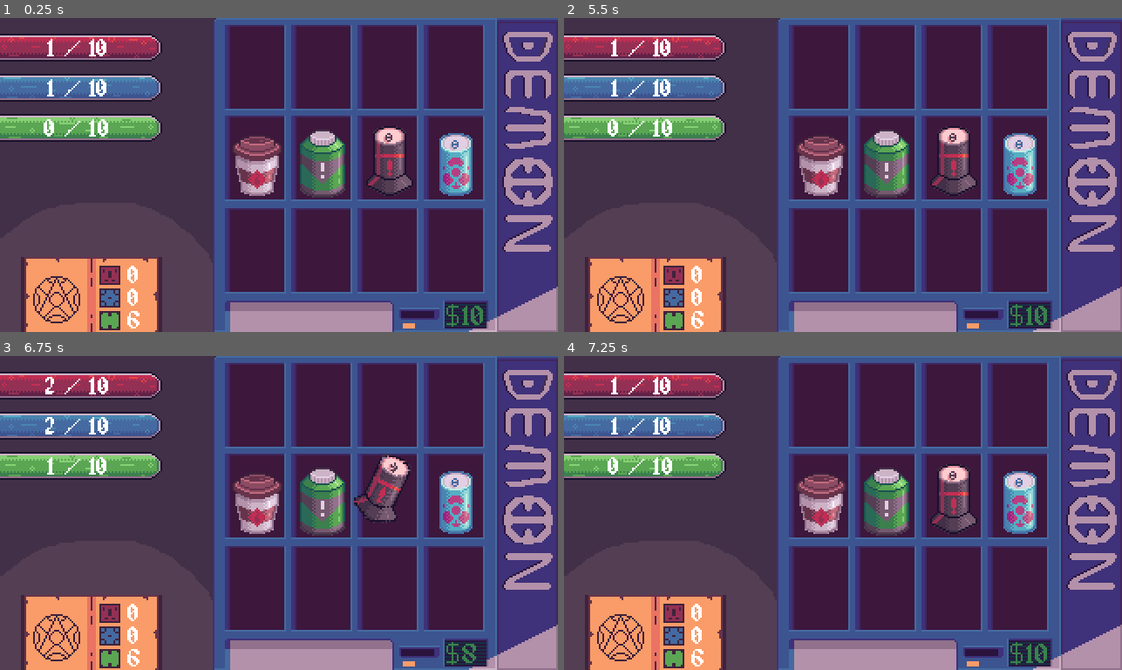
Above: before the commit, frames 1-4 (two rows, left to right).
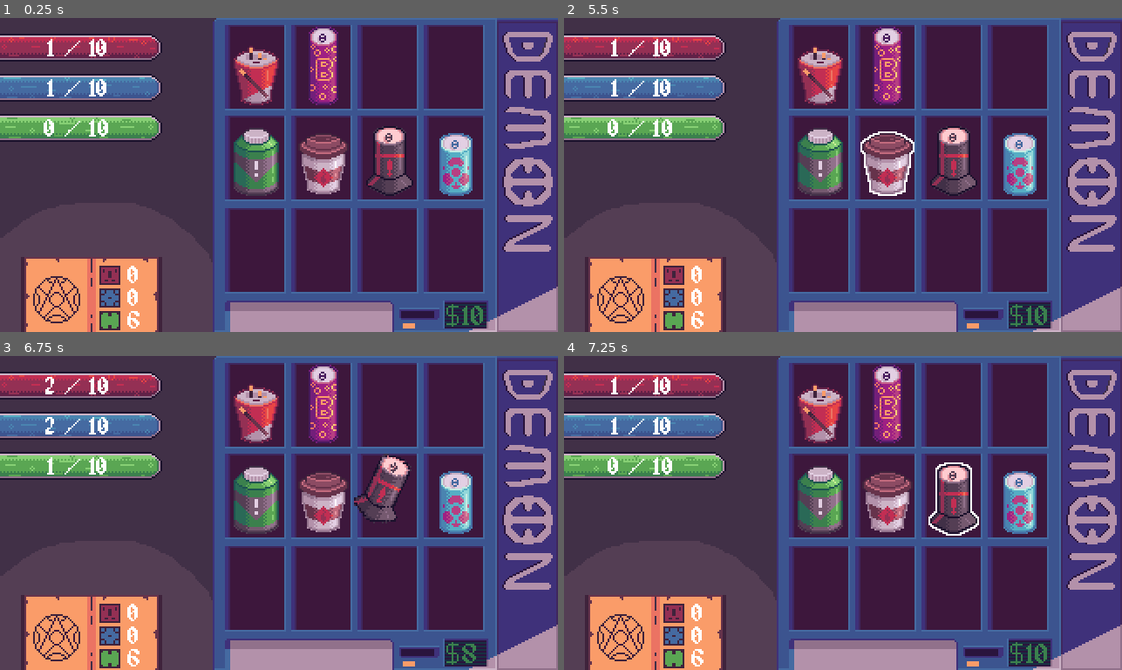
Above: after the commit, the same moments.

Repository: M1ssing-Pixel/Infernal-Refreshments
Game: Godot game, scene res://Save Scenes/TSC_CoreScene.tscn
Same seed, same stepped clock (60 frames per second), same inputs: the game is played once before the commit and once after it.
Inputs (mouse positions are in pixels of both pictures, inside the frame that each line leads up to):
- Up to frame 1 (0.25 s): no input
- Up to frame 2 (5.5 s): tap Enter at 0.5, 2, 3.5 s; move the mouse to (965, 159) at 0.52 s; tap R at 0.6, 1.35, 2.3, 2.85, 3.6, 4.55, 5.1 s; click (965, 159) at 0.67 s; tap Space at 1.25, 2.75, 4.25 s; move the mouse to (731, 190) at 1.27 s; click (731, 190) at 1.42 s; move the mouse to (898, 105) at 2.02 s; tap 9 at 2.1, 4.35 s; click (898, 105) at 2.17 s; move the mouse to (815, 237) at 2.77 s; click (815, 237) at 2.92 s; move the mouse to (1010, 222) at 3.52 s; click (1010, 222) at 3.67 s; move the mouse to (675, 127) at 4.27 s; click (675, 127) at 4.42 s; move the mouse to (870, 175) at 5.02 s; click (870, 175) at 5.17 s
- Up to frame 3 (6.75 s): move the mouse to (195, 434) at 5.77 s; tap R at 5.85 s; click (195, 434) at 5.92 s; move the mouse to (401, 497) at 6.52 s; tap 9 at 6.6 s; click (401, 497) at 6.67 s
- Up to frame 4 (7.25 s): tap R at 6.8 s

The runs differ from the first frame. In frame 1, 5.5% of the frame differs, in the area x 41-63%, y 2-58%; in frame 2, 5.6%; in frame 3, 5.5%; in frame 4, 5.8%, in the area x 41-75%, y 2-58%.

Commit message:
Added base sounds and Outline Shader

Diff:
--- /dev/null
+++ b/Save Scenes/Cans/SHA_Outline.gdshader
@@ -0,0 +1,25 @@
+shader_type canvas_item;
+
+uniform bool strength = false;
+uniform vec4 outline_colour : source_color = vec4(1.0);
+uniform float outline_depth : hint_range(0, 10) = 1.0;
+
+const vec2 offsets[8] = {
+	vec2(-1, -1), vec2(-1, 0), vec2(-1, 1), vec2(0, -1), vec2(0, 1),
+	vec2(1, -1), vec2(1, 0), vec2(1, 1)
+};
+
+void fragment() {
+	if (strength == true) {
+		vec2 pixel_size = TEXTURE_PIXEL_SIZE * outline_depth;
+		float get_outline = 0.0;
+
+		for (int i = 0; i < offsets.length(); i++) {
+			get_outline += texture(TEXTURE, UV + pixel_size * offsets[i]).a;
+		}
+
+		get_outline = min(get_outline, 1.0);
+		vec4 colour = texture(TEXTURE, UV);
+		COLOR = mix(colour, outline_colour, get_outline - colour.a);
+	}
+}
--- a/Save Scenes/Cans/TSC_Atomocan.tscn
+++ b/Save Scenes/Cans/TSC_Atomocan.tscn
@@ -1,9 +1,17 @@
-[gd_scene load_steps=6 format=3 uid="uid://chwu5w85qpa0w"]
+[gd_scene load_steps=9 format=3 uid="uid://chwu5w85qpa0w"]
 
 [ext_resource type="Texture2D" uid="uid://d4nsoyjijru34" path="res://Sprites/Atomocan.png" id="1_h63ae"]
+[ext_resource type="Shader" path="res://Save Scenes/Cans/SHA_Outline.gdshader" id="1_xh2du"]
 [ext_resource type="Script" path="res://Scripts/SCR_CanControl.gd" id="2_0ktkw"]
 [ext_resource type="Resource" uid="uid://q8h8dfocyt3s" path="res://Resources/Can Resources/RES_AtomocanStats.tres" id="3_n0ilk"]
 [ext_resource type="PackedScene" uid="uid://bfhfwyq7gn5ff" path="res://Save Scenes/Particle Scenes/TSC_AtomocanParticle.tscn" id="4_c15ir"]
+[ext_resource type="AudioStream" uid="uid://c21e1lj3bd2sq" path="res://Sounds/SFX_CanSelect.wav" id="6_1b4yc"]
+
+[sub_resource type="ShaderMaterial" id="ShaderMaterial_nu1f2"]
+shader = ExtResource("1_xh2du")
+shader_parameter/strength = false
+shader_parameter/outline_colour = Color(1, 1, 1, 1)
+shader_parameter/outline_depth = 1.0
 
 [sub_resource type="CapsuleShape2D" id="CapsuleShape2D_bnjf8"]
 radius = 16.0
@@ -11,6 +19,7 @@
 
 [node name="Atomocan" type="Sprite2D"]
 texture_filter = 1
+material = SubResource("ShaderMaterial_nu1f2")
 texture = ExtResource("1_h63ae")
 
 [node name="Area2D" type="Area2D" parent="."]
@@ -22,3 +31,7 @@
 [node name="CollisionShape2D" type="CollisionShape2D" parent="Area2D"]
 position = Vector2(-4, -1)
 shape = SubResource("CapsuleShape2D_bnjf8")
+
+[node name="SFXPlayer" type="AudioStreamPlayer" parent="Area2D"]
+stream = ExtResource("6_1b4yc")
+volume_db = -1.0
--- a/Save Scenes/Cans/TSC_BoozeJuice.tscn
+++ b/Save Scenes/Cans/TSC_BoozeJuice.tscn
@@ -1,14 +1,37 @@
-[gd_scene load_steps=5 format=3 uid="uid://c27lnqi410cn6"]
+[gd_scene load_steps=9 format=3 uid="uid://c27lnqi410cn6"]
 
-[ext_resource type="PackedScene" uid="uid://chwu5w85qpa0w" path="res://Save Scenes/Cans/TSC_Atomocan.tscn" id="1_lgyab"]
 [ext_resource type="Texture2D" uid="uid://c66bnjc1vy8dc" path="res://Sprites/BoozeJuice.png" id="2_sypcy"]
 [ext_resource type="Resource" uid="uid://d2ok0jhwvmav" path="res://Resources/Can Resources/RES_BoozeJuiceStats.tres" id="3_pan3u"]
+[ext_resource type="Shader" path="res://Save Scenes/Cans/SHA_Outline.gdshader" id="3_ulgc7"]
+[ext_resource type="Script" path="res://Scripts/SCR_CanControl.gd" id="3_xx4hm"]
 [ext_resource type="PackedScene" uid="uid://4mvbwrgfrwgi" path="res://Save Scenes/Particle Scenes/TSC_BoozeJuiceParticle.tscn" id="4_l6id8"]
+[ext_resource type="AudioStream" uid="uid://c21e1lj3bd2sq" path="res://Sounds/SFX_CanSelect.wav" id="6_5c5lc"]
 
-[node name="BoozeJuice" instance=ExtResource("1_lgyab")]
+[sub_resource type="ShaderMaterial" id="ShaderMaterial_7oxmd"]
+shader = ExtResource("3_ulgc7")
+shader_parameter/strength = false
+shader_parameter/outline_colour = Color(1, 1, 1, 1)
+shader_parameter/outline_depth = 1.0
+
+[sub_resource type="CapsuleShape2D" id="CapsuleShape2D_bnjf8"]
+radius = 16.0
+height = 46.0
+
+[node name="BoozeJuice" type="Sprite2D"]
+texture_filter = 1
+material = SubResource("ShaderMaterial_7oxmd")
 texture = ExtResource("2_sypcy")
 
-[node name="Area2D" parent="." index="0"]
+[node name="Area2D" type="Area2D" parent="."]
 position = Vector2(4, 2)
+script = ExtResource("3_xx4hm")
 get_resource = ExtResource("3_pan3u")
 removal_particle = ExtResource("4_l6id8")
+
+[node name="CollisionShape2D" type="CollisionShape2D" parent="Area2D"]
+position = Vector2(-4, -1)
+shape = SubResource("CapsuleShape2D_bnjf8")
+
+[node name="SFXPlayer" type="AudioStreamPlayer" parent="Area2D"]
+stream = ExtResource("6_5c5lc")
+volume_db = -1.0
--- a/Save Scenes/Cans/TSC_BurningCaffine.tscn
+++ b/Save Scenes/Cans/TSC_BurningCaffine.tscn
@@ -1,14 +1,37 @@
-[gd_scene load_steps=5 format=3 uid="uid://ct0dbe2jsjtsd"]
+[gd_scene load_steps=9 format=3 uid="uid://ct0dbe2jsjtsd"]
 
-[ext_resource type="PackedScene" uid="uid://t70jmiaoo8kb" path="res://Save Scenes/Cans/TSC_ProteinKing.tscn" id="1_yv42a"]
 [ext_resource type="Texture2D" uid="uid://b5ad6h6hnsofe" path="res://Sprites/BurningCaffine.png" id="2_fsgsm"]
 [ext_resource type="Resource" uid="uid://bjb1uhgygla05" path="res://Resources/Can Resources/RES_BurningCaffineStats.tres" id="3_f2wpo"]
+[ext_resource type="Script" path="res://Scripts/SCR_CanControl.gd" id="3_h26lg"]
+[ext_resource type="Shader" path="res://Save Scenes/Cans/SHA_Outline.gdshader" id="3_oiu11"]
 [ext_resource type="PackedScene" uid="uid://cp6cxoe5n215l" path="res://Save Scenes/Particle Scenes/TSC_BurningCaffineParticle.tscn" id="4_8uo8e"]
+[ext_resource type="AudioStream" uid="uid://c21e1lj3bd2sq" path="res://Sounds/SFX_CanSelect.wav" id="6_cr52d"]
 
-[node name="BurningCaffine" instance=ExtResource("1_yv42a")]
+[sub_resource type="ShaderMaterial" id="ShaderMaterial_o8nn8"]
+shader = ExtResource("3_oiu11")
+shader_parameter/strength = false
+shader_parameter/outline_colour = Color(1, 1, 1, 1)
+shader_parameter/outline_depth = 1.0
+
+[sub_resource type="CapsuleShape2D" id="CapsuleShape2D_sor8r"]
+radius = 17.0
+height = 48.0
+
+[node name="BurningCaffine" type="Sprite2D"]
+texture_filter = 1
+material = SubResource("ShaderMaterial_o8nn8")
 texture = ExtResource("2_fsgsm")
 
-[node name="Area2D" parent="." index="0"]
+[node name="Area2D" type="Area2D" parent="."]
 position = Vector2(4, -2)
+script = ExtResource("3_h26lg")
 get_resource = ExtResource("3_f2wpo")
 removal_particle = ExtResource("4_8uo8e")
+
+[node name="CollisionShape2D" type="CollisionShape2D" parent="Area2D"]
+position = Vector2(-4, 1)
+shape = SubResource("CapsuleShape2D_sor8r")
+
+[node name="SFXPlayer" type="AudioStreamPlayer" parent="Area2D"]
+stream = ExtResource("6_cr52d")
+volume_db = -1.0
--- a/Save Scenes/Cans/TSC_Noki.tscn
+++ b/Save Scenes/Cans/TSC_Noki.tscn
@@ -1,11 +1,19 @@
-[gd_scene load_steps=5 format=3 uid="uid://b55sgbj28xnh5"]
+[gd_scene load_steps=7 format=3 uid="uid://b55sgbj28xnh5"]
 
 [ext_resource type="PackedScene" uid="uid://chwu5w85qpa0w" path="res://Save Scenes/Cans/TSC_Atomocan.tscn" id="1_hgybp"]
 [ext_resource type="Texture2D" uid="uid://c1uww7w0n1o14" path="res://Sprites/Noki.png" id="2_c08ac"]
+[ext_resource type="Shader" path="res://Save Scenes/Cans/SHA_Outline.gdshader" id="3_1572g"]
 [ext_resource type="Resource" uid="uid://dbqt15eob6d7n" path="res://Resources/Can Resources/RES_NokiStats.tres" id="3_abrh5"]
 [ext_resource type="PackedScene" uid="uid://dks6wr7e4ncpg" path="res://Save Scenes/Particle Scenes/TSC_NokiParticle.tscn" id="4_kipoh"]
 
+[sub_resource type="ShaderMaterial" id="ShaderMaterial_ke2hm"]
+shader = ExtResource("3_1572g")
+shader_parameter/strength = false
+shader_parameter/outline_colour = Color(1, 1, 1, 1)
+shader_parameter/outline_depth = 1.0
+
 [node name="Noki" instance=ExtResource("1_hgybp")]
+material = SubResource("ShaderMaterial_ke2hm")
 texture = ExtResource("2_c08ac")
 
 [node name="Area2D" parent="." index="0"]
--- a/Save Scenes/Cans/TSC_ProteinKing.tscn
+++ b/Save Scenes/Cans/TSC_ProteinKing.tscn
@@ -1,14 +1,37 @@
-[gd_scene load_steps=5 format=3 uid="uid://t70jmiaoo8kb"]
+[gd_scene load_steps=9 format=3 uid="uid://t70jmiaoo8kb"]
 
-[ext_resource type="PackedScene" uid="uid://c27lnqi410cn6" path="res://Save Scenes/Cans/TSC_BoozeJuice.tscn" id="1_3ty8m"]
+[ext_resource type="Shader" path="res://Save Scenes/Cans/SHA_Outline.gdshader" id="2_0xc0s"]
+[ext_resource type="Script" path="res://Scripts/SCR_CanControl.gd" id="2_2sxx6"]
 [ext_resource type="Texture2D" uid="uid://b5jg6ly3wrgd2" path="res://Sprites/ProteinKing.png" id="2_thmhb"]
 [ext_resource type="Resource" uid="uid://ocx5hv4vo7e5" path="res://Resources/Can Resources/RES_PorteinKingStats.tres" id="3_kfp6p"]
 [ext_resource type="PackedScene" uid="uid://dmbdiom2qjc68" path="res://Save Scenes/Particle Scenes/TSC_ProteinKingParticle.tscn" id="4_44xuu"]
+[ext_resource type="AudioStream" uid="uid://c21e1lj3bd2sq" path="res://Sounds/SFX_CanSelect.wav" id="6_oeugk"]
 
-[node name="ProteinKing" instance=ExtResource("1_3ty8m")]
+[sub_resource type="ShaderMaterial" id="ShaderMaterial_o8nn8"]
+shader = ExtResource("2_0xc0s")
+shader_parameter/strength = false
+shader_parameter/outline_colour = Color(1, 1, 1, 1)
+shader_parameter/outline_depth = 1.0
+
+[sub_resource type="CapsuleShape2D" id="CapsuleShape2D_bnjf8"]
+radius = 16.0
+height = 46.0
+
+[node name="ProteinKing" type="Sprite2D"]
+texture_filter = 1
+material = SubResource("ShaderMaterial_o8nn8")
 texture = ExtResource("2_thmhb")
 
-[node name="Area2D" parent="." index="0"]
+[node name="Area2D" type="Area2D" parent="."]
 position = Vector2(4, -1)
+script = ExtResource("2_2sxx6")
 get_resource = ExtResource("3_kfp6p")
 removal_particle = ExtResource("4_44xuu")
+
+[node name="CollisionShape2D" type="CollisionShape2D" parent="Area2D"]
+position = Vector2(-4, -1)
+shape = SubResource("CapsuleShape2D_bnjf8")
+
+[node name="SFXPlayer" type="AudioStreamPlayer" parent="Area2D"]
+stream = ExtResource("6_oeugk")
+volume_db = -1.0
--- a/Save Scenes/Cans/TSC_RocketFuel.tscn
+++ b/Save Scenes/Cans/TSC_RocketFuel.tscn
@@ -1,16 +1,37 @@
-[gd_scene load_steps=5 format=3 uid="uid://f28g22imipw8"]
+[gd_scene load_steps=9 format=3 uid="uid://f28g22imipw8"]
 
-[ext_resource type="PackedScene" uid="uid://ct0dbe2jsjtsd" path="res://Save Scenes/Cans/TSC_BurningCaffine.tscn" id="1_vimg4"]
 [ext_resource type="Texture2D" uid="uid://dinhbqnutwulc" path="res://Sprites/RocketFuel.png" id="2_udcbl"]
+[ext_resource type="Script" path="res://Scripts/SCR_CanControl.gd" id="3_17r4v"]
+[ext_resource type="Shader" path="res://Save Scenes/Cans/SHA_Outline.gdshader" id="3_202jg"]
 [ext_resource type="Resource" uid="uid://csemlecfwvppk" path="res://Resources/Can Resources/RES_RocketFuelStats.tres" id="3_w056g"]
 [ext_resource type="PackedScene" uid="uid://dmjrbaf63sdv6" path="res://Save Scenes/Particle Scenes/TSC_RocketFuelParticle.tscn" id="4_8cl8b"]
+[ext_resource type="AudioStream" uid="uid://c21e1lj3bd2sq" path="res://Sounds/SFX_CanSelect.wav" id="6_3axf7"]
 
-[node name="RocketFuel" instance=ExtResource("1_vimg4")]
+[sub_resource type="ShaderMaterial" id="ShaderMaterial_tj122"]
+shader = ExtResource("3_202jg")
+shader_parameter/strength = false
+shader_parameter/outline_colour = Color(1, 1, 1, 1)
+shader_parameter/outline_depth = 1.0
+
+[sub_resource type="CapsuleShape2D" id="CapsuleShape2D_bnjf8"]
+radius = 16.0
+height = 46.0
+
+[node name="RocketFuel" type="Sprite2D"]
+texture_filter = 1
+material = SubResource("ShaderMaterial_tj122")
 texture = ExtResource("2_udcbl")
 
-[node name="Area2D" parent="." index="0"]
+[node name="Area2D" type="Area2D" parent="."]
+position = Vector2(4, -2)
+script = ExtResource("3_17r4v")
 get_resource = ExtResource("3_w056g")
 removal_particle = ExtResource("4_8cl8b")
 
-[node name="CollisionShape2D" parent="Area2D" index="0"]
+[node name="CollisionShape2D" type="CollisionShape2D" parent="Area2D"]
 position = Vector2(-4, 2)
+shape = SubResource("CapsuleShape2D_bnjf8")
+
+[node name="SFXPlayer" type="AudioStreamPlayer" parent="Area2D"]
+stream = ExtResource("6_3axf7")
+volume_db = -1.0
--- a/Save Scenes/Particle Scenes/TSC_AtomocanParticle.tscn
+++ b/Save Scenes/Particle Scenes/TSC_AtomocanParticle.tscn
@@ -31,6 +31,7 @@
 linear_accel_max = 13.48
 
 [node name="RemovalParticle" type="GPUParticles2D"]
+top_level = true
 z_index = 10
 texture_filter = 1
 emitting = false
--- a/Save Scenes/TSC_CoreScene.tscn
+++ b/Save Scenes/TSC_CoreScene.tscn
@@ -11,6 +11,8 @@
 [ext_resource type="PackedScene" uid="uid://t70jmiaoo8kb" path="res://Save Scenes/Cans/TSC_ProteinKing.tscn" id="9_cxiek"]
 [ext_resource type="PackedScene" uid="uid://ct0dbe2jsjtsd" path="res://Save Scenes/Cans/TSC_BurningCaffine.tscn" id="10_831ne"]
 [ext_resource type="PackedScene" uid="uid://f28g22imipw8" path="res://Save Scenes/Cans/TSC_RocketFuel.tscn" id="11_81sbb"]
+[ext_resource type="PackedScene" uid="uid://b55sgbj28xnh5" path="res://Save Scenes/Cans/TSC_Noki.tscn" id="11_bu3fh"]
+[ext_resource type="PackedScene" uid="uid://c27lnqi410cn6" path="res://Save Scenes/Cans/TSC_BoozeJuice.tscn" id="12_oi4nw"]
 
 [node name="CoreScene" type="Node2D"]
 
@@ -36,6 +38,7 @@
 offset_bottom = 40.0
 
 [node name="ValueCanvas" type="CanvasLayer" parent="Tutorial Level/UIControl"]
+layer = -1
 
 [node name="AspectRatioContainer" type="AspectRatioContainer" parent="Tutorial Level/UIControl/ValueCanvas"]
 anchors_preset = 15
@@ -118,7 +121,6 @@
 
 [node name="MoneyText" type="RichTextLabel" parent="Tutorial Level/UIControl/ValueCanvas/AspectRatioContainer/GameUI"]
 unique_name_in_owner = true
-z_index = 9
 layout_mode = 0
 offset_left = 195.0
 offset_top = 164.0
@@ -134,22 +136,33 @@
 theme_override_font_sizes/normal_font_size = 16
 text = "10"
 
-[node name="VendingMachine" type="Sprite2D" parent="Tutorial Level/UIControl"]
+[node name="VendingLayer" type="CanvasLayer" parent="Tutorial Level/UIControl"]
+layer = -2
+follow_viewport_enabled = true
+
+[node name="VendingMachine" type="Sprite2D" parent="Tutorial Level/UIControl/VendingLayer"]
 z_index = -100
+z_as_relative = false
 texture_filter = 1
 texture = ExtResource("5_rpmpa")
 
 [node name="Atomocan" parent="Tutorial Level" instance=ExtResource("8_5is6k")]
 position = Vector2(101, -7)
 
-[node name="ProteinKing" parent="Tutorial Level" instance=ExtResource("9_cxiek")]
+[node name="RocketFuel" parent="Tutorial Level" instance=ExtResource("11_81sbb")]
+position = Vector2(63, -10)
+
+[node name="BurningCaffine" parent="Tutorial Level" instance=ExtResource("10_831ne")]
 position = Vector2(25, -7)
 
-[node name="BurningCaffine" parent="Tutorial Level" instance=ExtResource("10_831ne")]
-position = Vector2(-13, -6)
+[node name="Noki" parent="Tutorial Level" instance=ExtResource("11_bu3fh")]
+position = Vector2(-13, -58)
 
-[node name="RocketFuel" parent="Tutorial Level" instance=ExtResource("11_81sbb")]
-position = Vector2(63, -10)
+[node name="BoozeJuice" parent="Tutorial Level" instance=ExtResource("12_oi4nw")]
+position = Vector2(25, -63)
+
+[node name="ProteinKing" parent="Tutorial Level" instance=ExtResource("9_cxiek")]
+position = Vector2(-13, -8)
 
 [connection signal="Update_Values" from="Tutorial Level/GameManager" to="Tutorial Level/UIControl/ValueCanvas/AspectRatioContainer/GameUI" method="_on_game_manager_update_values"]
 [connection signal="LevelRules" from="Tutorial Level/LevelControl" to="Tutorial Level/GameManager" method="_on_level_control_level_rules"]
--- a/Scripts/SCR_CanControl.gd
+++ b/Scripts/SCR_CanControl.gd
@@ -7,41 +7,70 @@
 var green_val: float
 var can_price: int
 
+# Control Vars
 @export var removal_particle: PackedScene
 var check_mouse_state: bool = false
+var get_parent_can: Sprite2D
+var level_money: int
+
+func _init():
+	Datamanager.connect("current_money_held", _current_money_held)
 
 func _ready():
+	#Resources
 	red_val = get_resource.red_value
 	blue_val = get_resource.blue_value
 	green_val = get_resource.green_value
 	can_price = get_resource.can_price
-	print("R:",red_val," B:",blue_val," G:",green_val)
 
+	get_parent_can = get_parent()
+	#print("R:",red_val," B:",blue_val," G:",green_val)
+
+# Mouse is hovering or not
 func _mouse_enter():
-	check_mouse_state = true
+		if level_money >= can_price:
+			check_mouse_state = true
+			get_parent_can.get_material().set_shader_parameter("strength", true)
+			get_parent_can.get_material().set_shader_parameter("outline_colour", Color.WHITE)
+		else:
+			check_mouse_state = true
+			get_parent_can.get_material().set_shader_parameter("strength", true)
+			get_parent_can.get_material().set_shader_parameter("outline_colour", Color.RED)
+
+
+		#Play Select Sound
+		var get_sfx_player = get_child(1)
+		var get_sound = preload("res://Sounds/SFX_CanSelect.wav")
+		get_sfx_player.stream = get_sound
+		get_sfx_player.playing = true
 
 func _mouse_exit():
-	check_mouse_state = false
+		check_mouse_state = false
+		get_parent_can.get_material().set_shader_parameter("strength", false)
+
+# Check if player can afford new cans
+func _current_money_held(get_current_money):
+	level_money = get_current_money
 
 #If Clicked, Send Values of this object
 func _input(event):
 	if event is InputEventMouseButton:
 		if event.button_index == MOUSE_BUTTON_LEFT && event.pressed == true:
-			if check_mouse_state == true:
-				Datamanager.Send_Can_Values.emit(red_val, blue_val, green_val, can_price)
+			# Play Fail Sound
+			if  level_money < can_price && check_mouse_state == true:
+				var get_sfx_player = get_child(1)
+				var fail_sound = preload("res://Sounds/SFX_DenyedAction.wav")
+				get_sfx_player.stream = fail_sound
+				get_sfx_player.playing = true
 
-				# Spawn Particle, then delete parent
-				var invis_parent = get_parent()
-				var level_parent = invis_parent.get_parent()
+			# Spawn Particle, send price increases, then delete parent
+			elif check_mouse_state == true:
+				Datamanager.send_can_values.emit(red_val, blue_val, green_val, can_price)
+
+				var level_parent = get_parent_can.get_parent()
 				var effect_instance: GPUParticles2D = removal_particle.instantiate()
-				effect_instance.position = invis_parent.position
+				effect_instance.position = get_parent_can.position
 
 				level_parent.add_child(effect_instance)
 				effect_instance.emitting = true
-
-				invis_parent.queue_free()
-
-	# Reload Scene
-	if event is InputEventKey:
-		if event.keycode == KEY_R:
-			get_tree().reload_current_scene()
+				get_parent_can.queue_free()
--- a/Scripts/SCR_Datamanager.gd
+++ b/Scripts/SCR_Datamanager.gd
@@ -1,5 +1,6 @@
 extends Node
 
-signal Send_Can_Values()
+signal send_can_values()
+signal current_money_held(int)
 
 var current_level: int = 0
--- a/Scripts/SCR_GameManager.gd
+++ b/Scripts/SCR_GameManager.gd
@@ -14,10 +14,10 @@
 signal Update_Values()
 
 func _ready():
-	Datamanager.connect("Send_Can_Values", _Send_Can_Values)
+	Datamanager.connect("send_can_values", _send_can_values)
 
 # Update Can Values
-func _Send_Can_Values(red_val, blue_val, green_val, can_cost):
+func _send_can_values(red_val, blue_val, green_val, can_cost):
 	global_red += red_val
 	global_blue += blue_val
 	global_green += green_val
@@ -30,6 +30,7 @@
 	level_money = clampi(level_money,0,100)
 
 	emit_signal("Update_Values", global_red, global_blue, global_green, level_money)
+	Datamanager.current_money_held.emit(level_money)
 
 # Get Demon values for level & Level Money Count
 func _on_level_control_level_rules(get_red, get_blue, get_green, get_money, get_red_start, get_blue_start, get_green_start):
@@ -44,6 +45,8 @@
 	global_blue = get_blue_start
 	global_green = get_green_start
 
+	Datamanager.current_money_held.emit(level_money)
+
 # Win/Lose State
 func _process(delta):
 	if global_red == demon_red:
--- a/Scripts/SCR_LevelChange.gd
+++ b/Scripts/SCR_LevelChange.gd
@@ -13,3 +13,8 @@
 				1:
 					print("Level 1")
 					Datamanager.current_level += 1
+	# Reload Scene
+	if event is InputEventKey:
+		if event.keycode == KEY_R:
+			get_tree().reload_current_scene()
+			print("Scene Reloaded")
--- a/project.godot
+++ b/project.godot
@@ -10,7 +10,7 @@
 
 [application]
 
-config/name="LD55"
+config/name="Infernal Refreshments"
 run/main_scene="res://Save Scenes/TSC_CoreScene.tscn"
 config/features=PackedStringArray("4.2", "GL Compatibility")
 
Not shown: 1 places in Save Scenes/TSC_CoreScene.tscn that only renumber resources
Not shown, added: Sounds/SFX_CanFall.wav.wav.import
Not shown, added: Sounds/SFX_CanFall2.wav.import
Not shown, added: Sounds/SFX_CanSelect.wav.import
Not shown, added: Sounds/SFX_DenyedAction.wav.import
Not shown, added: Sounds/SFX_Powerup.wav.import
Not shown, added: Sounds/SFX_CanFall.wav.wav
Not shown, added: Sounds/SFX_CanFall2.wav
Not shown, added: Sounds/SFX_CanSelect.wav
Not shown, added: Sounds/SFX_DenyedAction.wav
Not shown, added: Sounds/SFX_Powerup.wav
